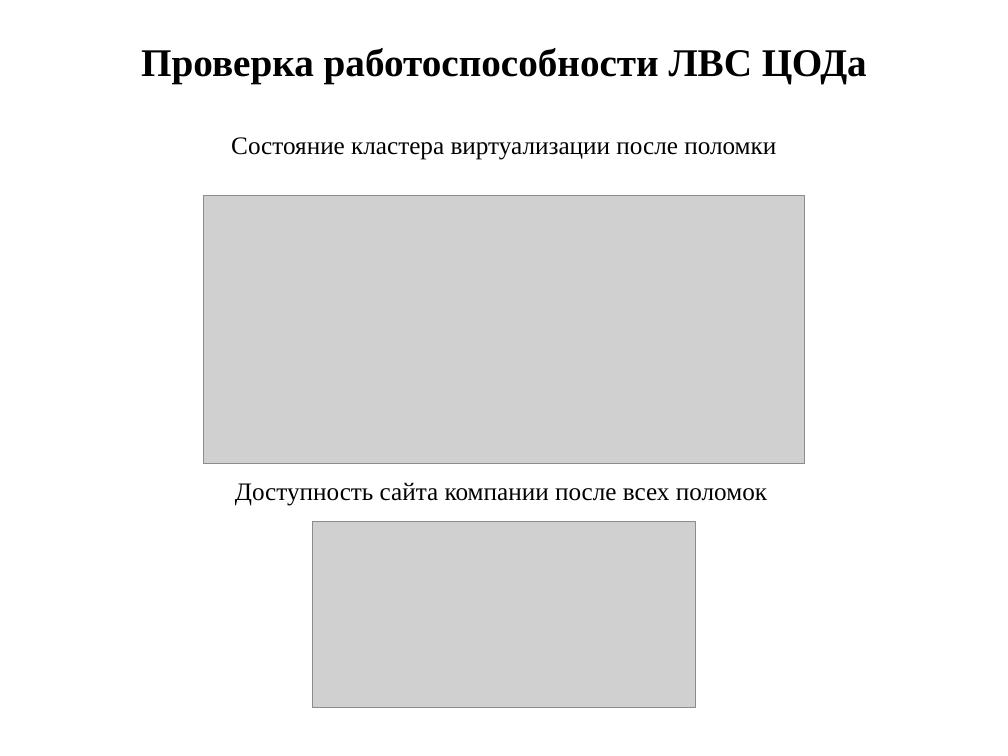
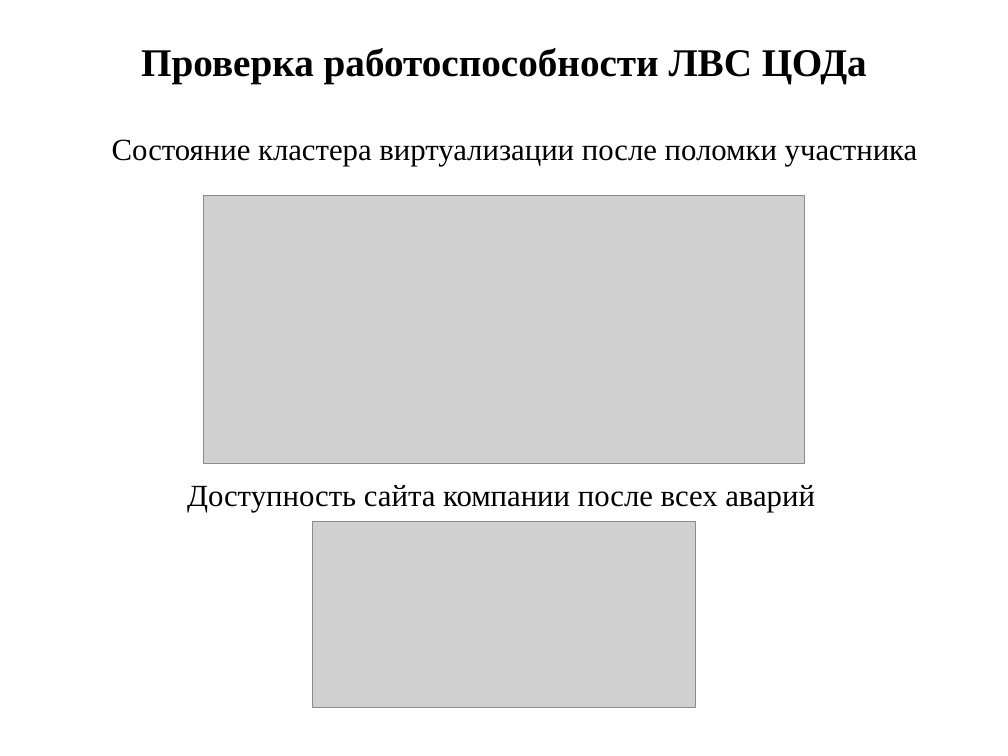
Before and after one commit to Ivashkka/diplom, a slide deck: slide 26 of Diplom_Rakov.pptx (slide 34 before the commit). Drawn at 1008x756 pixels with LibreOffice and Linux fonts; fonts in the diff are those of the drawing; grey boxes stand for pictures. Boxes give left, top, right and bottom in pixels: in the first picture for what was removed or moved away, otherwise in the second. Text is boxed around its words. In the diff, an @@ line names an element or a change of style, - is before the commit and + after.

```diff
--- a/Diplom_Rakov.pptx
+++ b/Diplom_Rakov.pptx
@@ text at <box>112,139,918,166</box>: text changed; size 18 to 22 pt @@
-Состояние кластера виртуализации после поломки
+Состояние кластера виртуализации после поломки участника
@@ text at <box>187,485,815,512</box>: text changed; size 18 to 22 pt @@
-Доступность сайта компании после всех поломок
+Доступность сайта компании после всех аварий
```
Also in this commit, not shown: 20 other slides changed, 8 slides removed.
